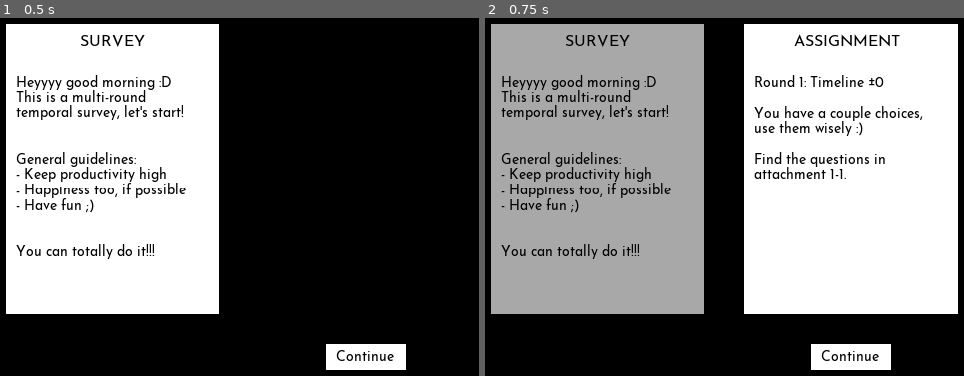
Above: before the commit, frames 1-2 (left to right).
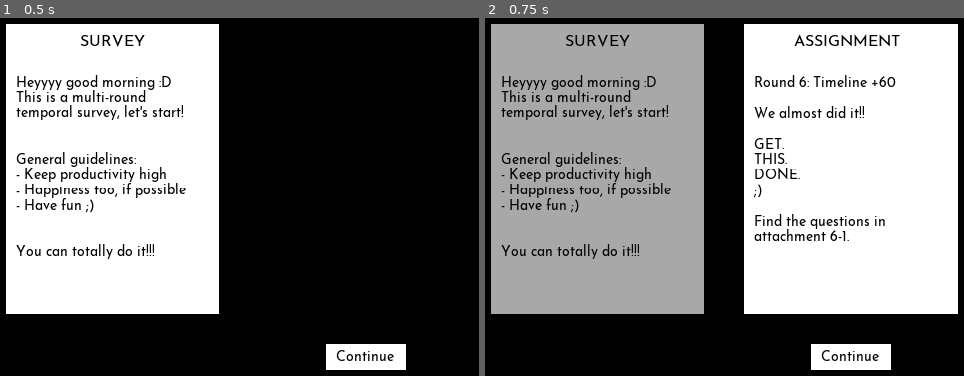
Above: after the commit, the same moments.

Repository: TidB/a-survey-in-a-small-town
Game: Godot game, scene res://assignment.tscn
Two runs of this game, one before a commit and one after it. Both use one fixed random seed, a clock stepped at 60 frames per second and the inputs below. Sound files missing from this copy of the repository are replaced by a short silence.
Inputs (mouse positions are in pixels of both pictures, inside the frame that each line leads up to):
- Up to frame 1 (0.5 s): no input
- Up to frame 2 (0.75 s): tap Enter at 0.5 s; move the mouse to (810, 343) at 0.52 s; hold Space (advance) from 0.53 s (still down); click (810, 343) at 0.67 s

Frame 1 is identical in both runs. In frame 2, 2.5% of the frame differs, in the area x 56-92%, y 15-63%.

Commit message:
Removed chatter, added final 'choice' VFX

Diff:
--- a/Global.gd
+++ b/Global.gd
@@ -90,7 +90,7 @@
 }
 
 var timelines = 6
-var current_step = 0
+var current_step = 5
 var current_time setget ,get_current_time
 var current_config setget ,get_current_config
 var report_state = ReportState.Survey
@@ -143,6 +143,7 @@
 		if report_state == ReportState.Evaluation:
 			current_step += 1
 			if current_step >= timelines:
+				Audio.play_sfx()
 				get_tree().change_scene("res://end.tscn")
 				return
 		report_state = ReportState.Assignment
--- a/chatter.tscn
+++ /dev/null
@@ -1,7 +0,0 @@
-[gd_scene format=2]
-
-[node name="Node2D" type="Node2D"]
-
-[node name="bg" type="Polygon2D" parent="."]
-color = Color( 0, 0, 0, 1 )
-polygon = PoolVector2Array( 0, 0, 0, 1080, 1920, 1080, 1920, 0 )
--- a/interview.gd
+++ b/interview.gd
@@ -10,6 +10,10 @@
 var current_choice
 var timer
 var happiness
+var loop = 0
+var gradient = load("res://bg_gradient.tres").gradient
+var blink_timer
+var bright = true
 
 func _ready():
 	if Global.current_config["happy"]:
@@ -22,9 +26,12 @@
 	$Choice/Choice2Bg/CollisionPolygon2D.polygon = $Choice/Choice2Bg/Polygon2D.polygon
 	$PlayerSpeech.set_percent_visible(0)
 	$PersonSpeech.set_percent_visible(0)
-	update_values()
 	timer = Timer.new()
 	add_child(timer)
+	blink_timer = Timer.new()
+	blink_timer.connect("timeout", self, "_on_blink_timer_timeout")
+	add_child(blink_timer)
+	update_values()
 	var dialogue = parse_dialogue(Global.name(Global.interview_person))
 	play(dialogue)
 
@@ -214,9 +221,26 @@
 	else:
 		Global.productivity = (Global.productivity + 50) * 3
 
+		$Background.color = gradient.interpolate(1 - ((loop + 1) / 10.0))
+		loop += 1
+
 	update_values()
 	emit_signal("choice_picked")
 
 func update_values():
 	$Values/HappyLabel.text = "%s's Happiness: %d%%" % [Global.name(Global.interview_person), happiness]
-	$Values/ProdLabel.text = "Your Productivity: %d%%" % Global.productivity
+	var p = "Your Productivity: %d%%" % Global.productivity
+	if loop > 3:
+		p += "!!!"
+	if blink_timer.is_stopped() and loop > 5:
+		blink_timer.start(0.1)
+	if loop > 6:
+		p += " :D"
+	$Values/ProdLabel.text = p
+
+func _on_blink_timer_timeout():
+	if bright:
+		$Values/ProdLabel.add_color_override("font_color", Color(1, 1, 1))
+	else:
+		$Values/ProdLabel.add_color_override("font_color", Color(0.8, 0.8, 0.8))
+	bright = !bright
--- a/interview.tscn
+++ b/interview.tscn
@@ -153,8 +153,9 @@
 }
 
 [node name="ProdLabel" type="Label" parent="Values"]
+margin_left = -64.0
 margin_top = 64.0
-margin_right = 512.0
+margin_right = 576.0
 margin_bottom = 112.0
 custom_fonts/font = SubResource( 6 )
 custom_colors/font_color = Color( 1, 1, 1, 1 )
Not shown, changed: dialogue/nelly.txt
